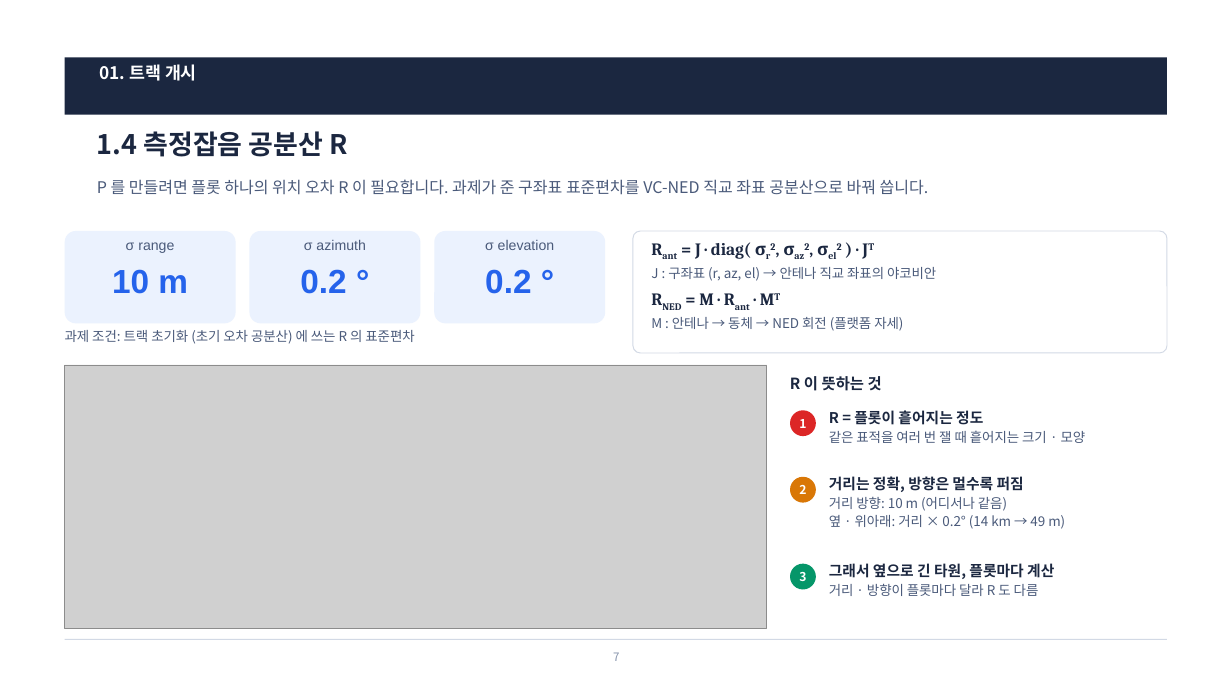
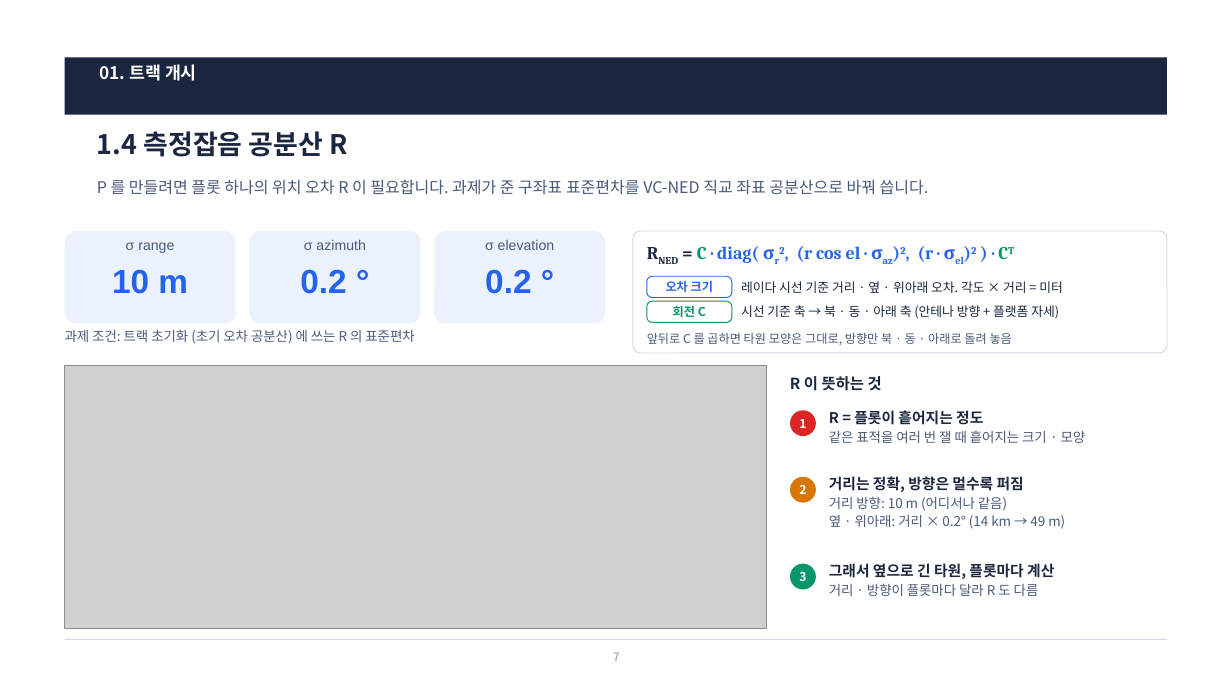
Before and after one commit to harley-hwan/radar-sw-study, a slide deck: slide 7 of Claude outputs/Chapter5_TrackInitMgmt.pptx. Drawn at 1232x693 pixels with LibreOffice and Linux fonts; fonts in the diff are those of the drawing; grey boxes stand for pictures. Boxes give left, top, right and bottom in pixels: in the first picture for what was removed or moved away, otherwise in the second. Text is boxed around its words. In the diff, an @@ line names an element or a change of style, - is before the commit and + after.

```diff
--- a/Claude outputs/Chapter5_TrackInitMgmt.pptx
+++ b/Claude outputs/Chapter5_TrackInitMgmt.pptx
@@ text "RNED = C · diag( ..." at (697,246,976,263): vertical alignment top to middle @@
@@ text at (697,246,976,263): text changed; size 10.5 to 14 pt; font Noto Sans CJK KR to Cambria; text colour #4A5A7A to #2563EB; bold on @@
-Rant = J · diag( σr2, σaz2, σel2 ) · JT
-J : 구좌표 (r, az, el) → 안테나 직교 좌표의 야코비안
-RNED = M · Rant · MT
-M : 안테나 → 동체 → NED 회전 (플랫폼 자세)
+RNED = C · diag( σr2, (r cos el · σaz)2, (r · σel)2 ) · CT
@@ rounded rectangle added at (647,276,732,298), fill #FFFFFF, outline #2563EB 0.75 pt, 9.5 pt, text #2563EB, bold @@
+오차 크기
@@ text added at (741,281,1063,293), 10 pt, text #1B2740 @@
+레이다 시선 기준 거리 · 옆 · 위아래 오차. 각도 × 거리 = 미터
@@ rounded rectangle added at (647,301,732,323), fill #FFFFFF, outline #059669 0.75 pt, 9.5 pt, text #059669, bold @@
+회전 C
@@ text added at (741,305,1059,319), 10 pt, text #1B2740 @@
+시선 기준 축 → 북 · 동 · 아래 축 (안테나 방향 + 플랫폼 자세)
@@ text added at (647,333,1012,345), 9.5 pt, text #4A5A7A @@
+앞뒤로 C 를 곱하면 타원 모양은 그대로, 방향만 북 · 동 · 아래로 돌려 놓음
```
Also in this commit, not shown: 7 other files.
